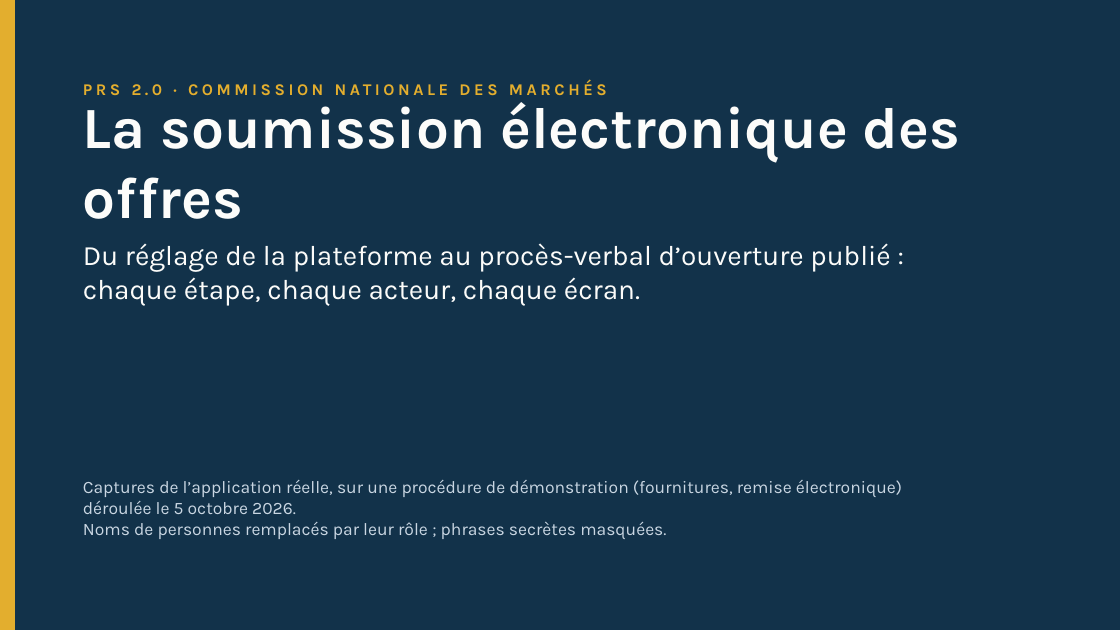
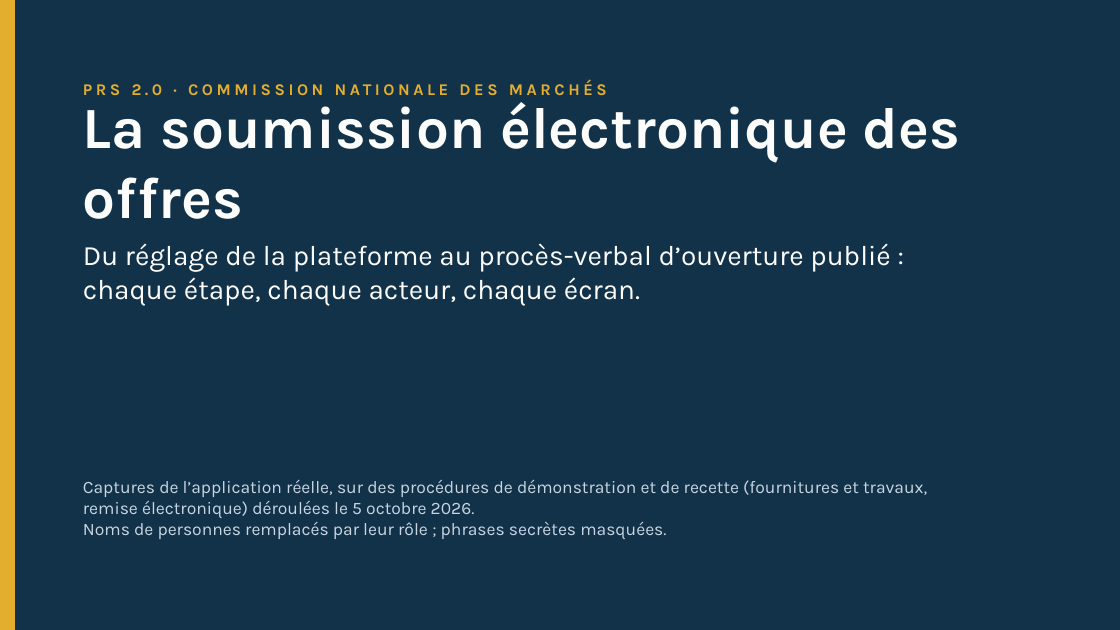
Before and after one commit to lralaitsilanihasy-create/PRS2.0-frontend, a slide deck: slide 1 of docs/documentation/PRS2-soumission-electronique-2026-10-05.pptx. Drawn at 1120x630 pixels with LibreOffice and Linux fonts; fonts in the diff are those of the drawing. Boxes give left, top, right and bottom in pixels: in the first picture for what was removed or moved away, otherwise in the second. Text is boxed around its words. In the diff, an @@ line names an element or a change of style, - is before the commit and + after.

```diff
--- a/docs/documentation/PRS2-soumission-electronique-2026-10-05.pptx
+++ b/docs/documentation/PRS2-soumission-electronique-2026-10-05.pptx
@@ text at box(83, 480, 927, 518): text changed @@
-Captures de l’application réelle, sur une procédure de démonstration (fournitures, remise électronique) déroulée le 5 octobre 2026.
+Captures de l’application réelle, sur des procédures de démonstration et de recette (fournitures et travaux, remise électronique) déroulées le 5 octobre 2026.
```
Also in this commit, not shown: 32 other slides changed, 16 slides added.
